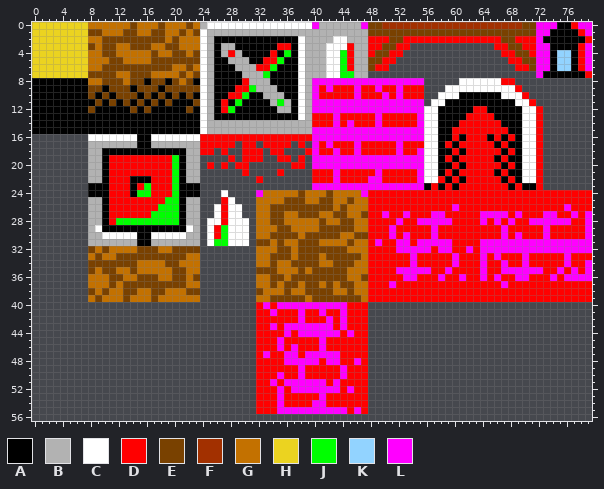
Sprite sheet -- Project/Content/Sprites/Tilemap.png. Above, as it was before the edit.
The file is 80x80 pixels. Shown: x 0..79, y 0..56.
Palette (. is transparent): A #000000  B #b2b2b2  C #ffffff  D #ff0000  E #794100  F #a23000  G #c37100  H #ebd320  J #00ff00  K #92d3ff  L #ff00ff
Pixels before (only the part around the change), first column x 0:
21 ........BBADDDDDDDDDJABB......D....D....DDDLDDDDDLDDDDDL
22 ........BBADDDAAADDDJABB........D.......DDDLDDDDLLDDDDDL
23 ........AAADDDADJDDDJAAA................LLLLLLLLLLLLLLLL
24 ........AAADDDAJJDDDJAAA...C....LGGGGGEGGGEGGGGLDDDDDDDD
25 ........BBADDDDDDDDJJABB...DC...GGGGEEEGGEEGGEGGDDDDDDDD
26 ........BBADDDDDDDJJJABB..CDCC..GGEEEEEEEEEGEGGGDDDDDDDD
27 ........BBADDDDDDJJJJABB..CDCC..GGEEGGEEEGGEEGGEDDLDDLDD
28 ........BBADJJJJJJJJJABB.CCDCCC.GGEEGGGGGEGGEEGGDDDDLDDL
29 ........BCAAAAAAAAAAAACB.CDJCCC.GGGEEGGGGEEEEEGGDDDLDDDD
30 ........BBCCCCCAACCCCCBB.CDJCCC.GGEEEEGEEEEEGGEEDDDLDLDD
31 ........BBBBBBBAABBBBBBB.CJJCCC.EEGEGGEEEGGGGEGGDLDDLLDL
32 ........EGEGGGGEEEGGEEEE........GGGEEGEEEEEEEGGGDDDDLLLL
33 ........GEGGEEEEEEEEEEGG........GGEEEGEEEGEEEEEGDDDDDDLD
34 ........EEEEEEEGGGGEEGGG........GGEGGEEEEGGEEEGGDDDDDDLD
35 ........EGEEGGEGGGGGEEGG........EEEGGGEGEEEEEGGGDDDDLLLL
36 ........GGGEEGGEEEGGEEGE........GGEEGEEEEEEEEGGEDDDDDLLD
37 ........GGGEGEEEEEEEEEGG........GGEGEEGEEGEGEEGGDDDLDDDD
38 ........EGEGGEEGGEEGGGEE........EGGGEGGEEEEGGEGGDDDDDDDD
39 ........GEGGGEGGGEGGGGGG........GGEEEEEGEEEEEEEGDDDDDDDD
40 ................................DLDLLLLLLLLLLDDD........
41 ................................DDLDDDLDDLDDLDDD........
42 ................................DDDDDDLDDDLDLDDD........
43 ................................DDLDLLLLLLLDLDDD........
44 ................................DDDDLDLLLLLLDLDD........
45 ................................DDDLDDDDDLDDDDDD........
46 ................................DDDLDLDDDLDDDDDD........
47 ................................DLDDLLDLLLLLDDDD........
48 ................................DDDDLLLLLDLLDDLD........
49 ................................DDDDDDLDDDDDLDDD........
50 ................................DDDLDDLDDDDDLDDD........
51 ................................DDLDLLLLLLDLDDDD........
52 ................................DDDLDLLLLLLLDLDD........
53 ................................DDDLDDDDDLDDDDDD........
54 ................................DDDLDDDDLLDDDDDD........
55 ................................DDDLLLLLLLLLLDLD........
56 ........................................................
And afterwards:
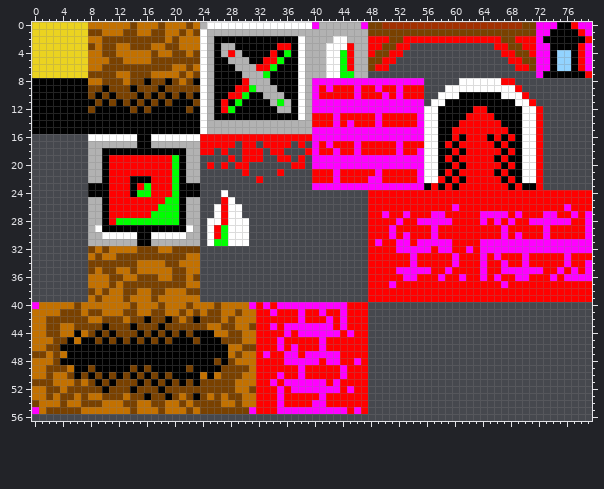
The edit:
Changed rows in their new state; - is an unchanged pixel.
first column x 0:
24 --------------------------------................
25 --------------------------------................
26 --------------------------------................
27 --------------------------------................
28 --------------------------------................
29 --------------------------------................
30 --------------------------------................
31 --------------------------------................
32 --------------------------------................
33 --------------------------------................
34 --------------------------------................
35 --------------------------------................
36 --------------------------------................
37 --------------------------------................
38 --------------------------------................
39 --------------------------------................
40 LGGGGGEGGGGGGGEGGGEGGGEGGGEGGGGL----------------
41 GGGGEEEGEEGGGEEGGEEGGEGEGEEGGEGG----------------
42 GGEEEEEEGGEEEGEEAEEAEGEAEEEGEGGG----------------
43 GGEEGGEEEEAEEEAEEEAEEEEEEGGEEGGE----------------
44 GGEEGGAGEAEAEEEAEAEAEAEAAAGGEEGG----------------
45 GGGEEAGAAEAEAEAEAEAEAAAEAAAEEEGG----------------
46 GGEEAAAAAAAAAAAAAAAAAAAAAAAAGGEE----------------
47 EEGEGAAAAAAAAAAAAAAAAAAAAAAAGEGG----------------
48 GGGEAAAAAAAAAAAAAAAAAAAAAAEAEGGG----------------
49 GGEEEGAAEAAAAAEAEAAAAAEAAAAEEEEG----------------
50 GGEGGEAEAEAEAEAEAEAEAAAAGAGEEEGG----------------
51 EEEGGGEGEAEAEEEAEAEAEAEAEEEEEGGG----------------
52 GGEEGEEEEEAEEEAEEEAEEEEEEEEEEGGE----------------
53 GGEGEEGEGGEEEGEEAEEAEGEAEGEGEEGG----------------
54 EGGGEGGEEEGGGEEGGEEGGEGEEEEGGEGG----------------
55 LGEEEEEGGGGGGGEGGGEGGGEGEEEEEEEL----------------
Changed places in both pictures, as pixel boxes (x1, y1, x2, y2):
changed: (32, 190, 368, 414)
